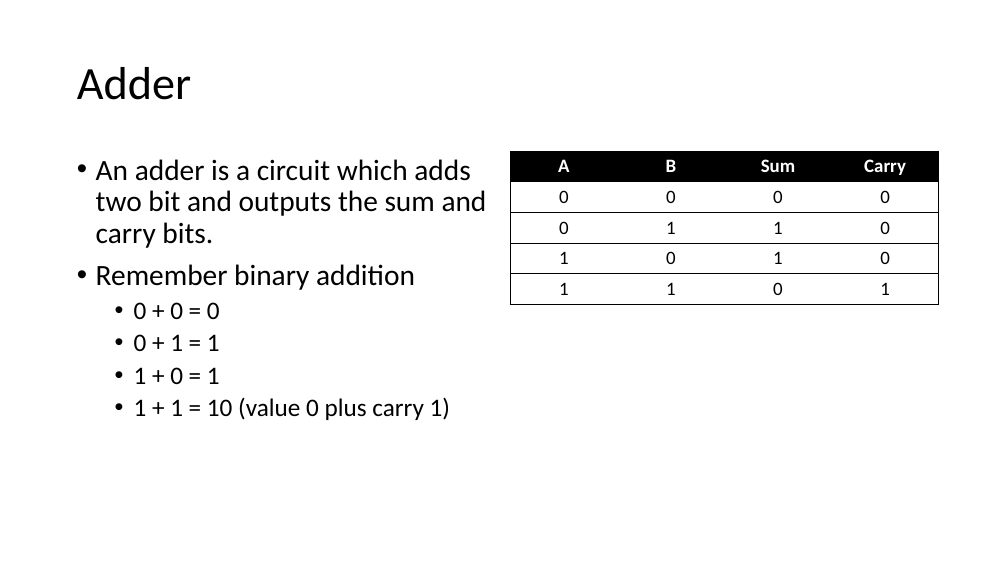
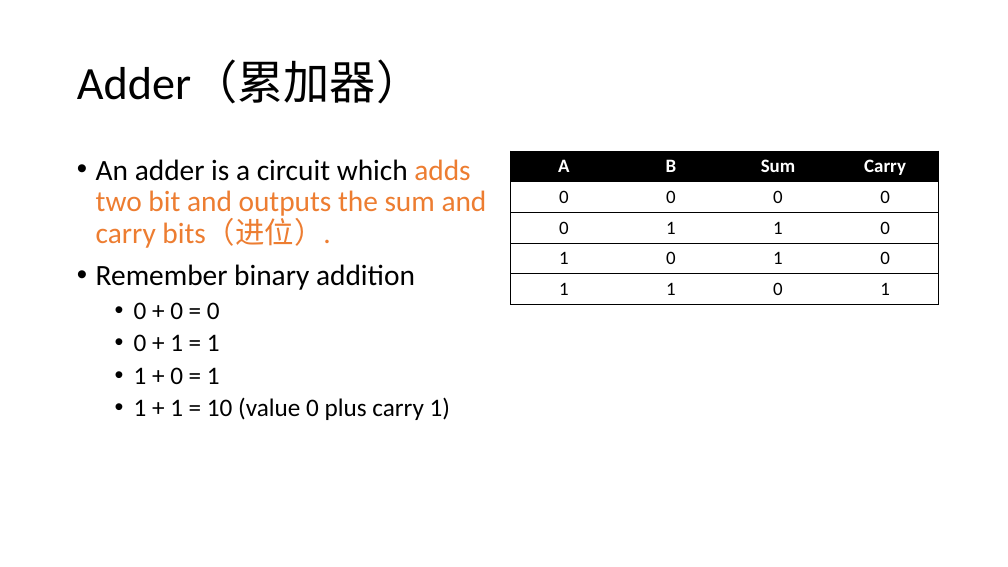
Before and after one commit to vcboy1/Leeds, a slide deck: slide 18 of 26fall/1860/Lecture/Week1.4/Lecture 1.4.1.pptx. Drawn at 1008x567 pixels with LibreOffice and Linux fonts; fonts in the diff are those of the drawing; background and template pictures are left out. Boxes give left, top, right and bottom in pixels: in the first picture for what was removed or moved away, otherwise in the second. Text is boxed around its words. In the diff, an @@ line names an element or a change of style, - is before the commit and + after.

```diff
--- a/26fall/1860/Lecture/Week1.4/Lecture 1.4.1.pptx
+++ b/26fall/1860/Lecture/Week1.4/Lecture 1.4.1.pptx
@@ title at [77,61,422,104]: text changed @@
-Adder
+Adder（累加器）
@@ text at [96,159,487,248]: text changed; text colour #000000 to #ED7D31 @@
-• An adder is a circuit which adds two bit and outputs the sum and carry bits.
+• An adder is a circuit which adds two bit and outputs the sum and carry bits（进位）.
```
Also in this commit, not shown: 14 other slides changed, 5 slides added, 4 slides removed, 3 other files.
